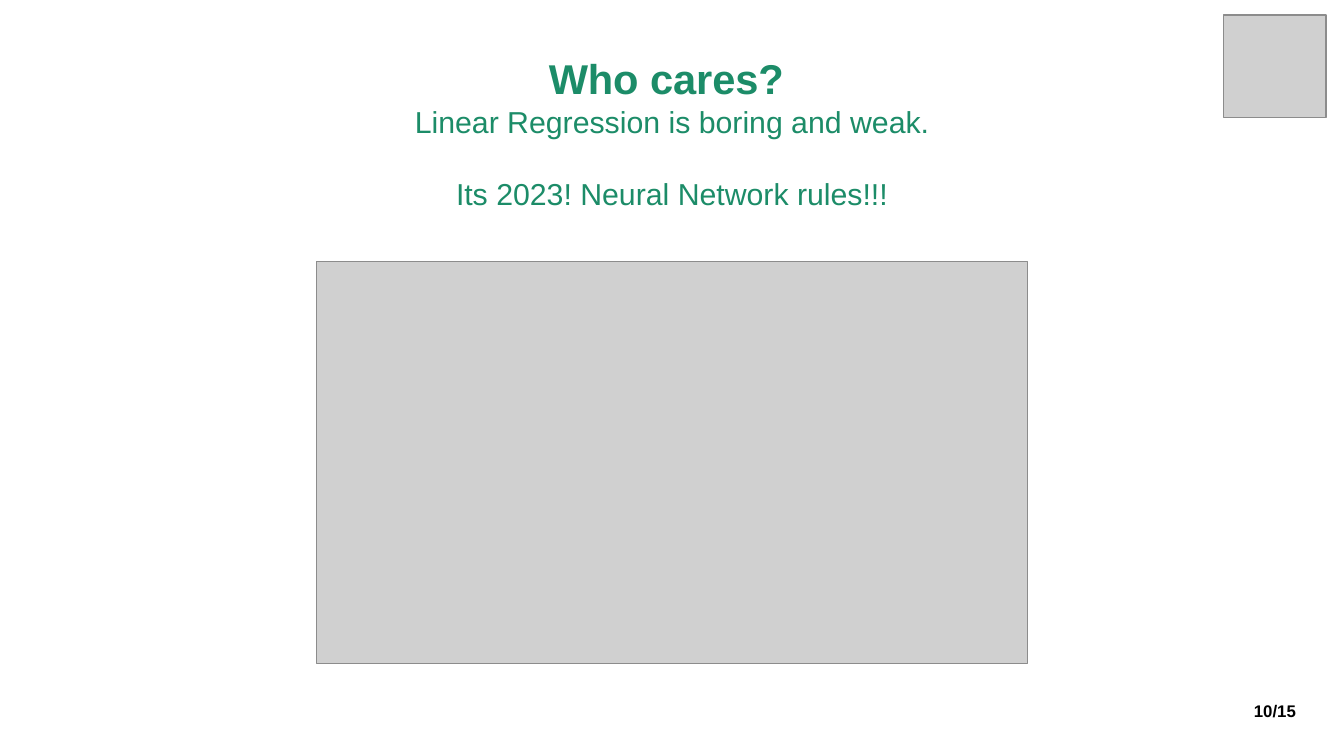
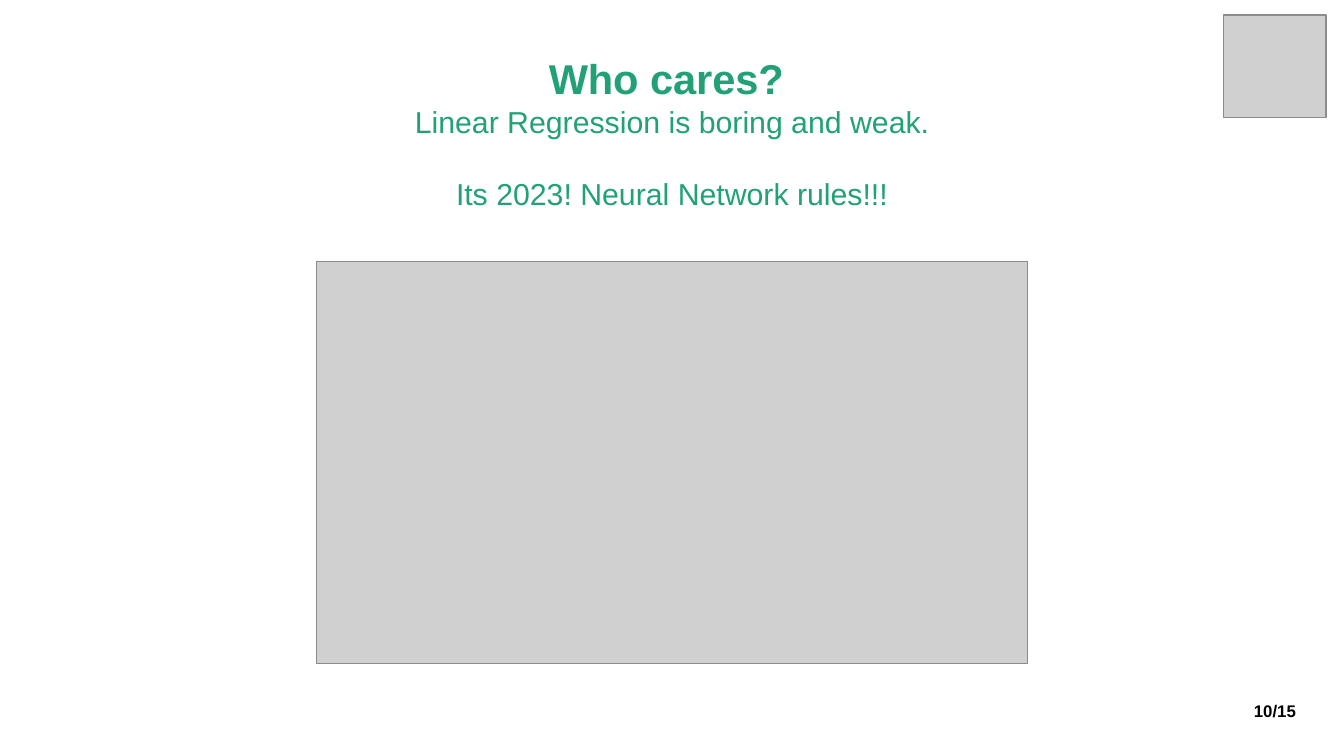
Before and after one commit to Shagun-25/Linear_Regression_Presentation, a slide deck: slide 14 of LR Presentation.pptx. Drawn at 1344x756 pixels with LibreOffice and Linux fonts; fonts in the diff are those of the drawing; grey boxes stand for pictures. Boxes give left, top, right and bottom in pixels: in the first picture for what was removed or moved away, otherwise in the second. Text is boxed around its words. In the diff, an @@ line names an element or a change of style, - is before the commit and + after.

Commit message:
Linear Regression: A Practical Perspective

```diff
--- a/LR Presentation.pptx
+++ b/LR Presentation.pptx
@@ text "Who cares?" at bbox=[415, 64, 929, 206]: text colour #1C8C68 to #22A177 @@
```
Also in this commit, not shown: 3 other slides changed.
